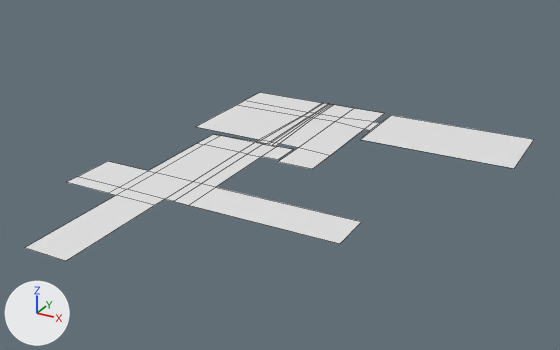
A saved change to the FBX model P10U6-TruePresenceVR/Assets/MeLab/NavMeshPlane.fbx.
The view is the same before and after, from a 50 mm camera at (26.6, -38.3, 19.6) aimed at (5.3, 0.4, 0.3). Arrows for +X, +Y and +Z are at lower left; the lights stay in place. Mesh edges are drawn as thin lines.

Script lines for the objects in view, before the commit:
```python
me_plane = bpy.data.meshes.new('Plane')
me_plane.from_pydata(...)  # 82 vertices, 57 faces; spans x -12.1..11.4, y -26.2..2.4, z 0.0
# before: 0 (-10.8, -7.0, 0.0) at pixel (195, 126), 2 (-10.8, 2.4, 0.0) at pixel (260, 92), 4 (-10.8, -1.3, 0.0) at pixel (236, 104), 7 (-10.8, 0.0, 0.0) at pixel (244, 100)
ob_navmeshplane = bpy.data.objects.new('NavMeshPlane', me_plane)
ob_navmeshplane.location = (6.31, 12.37, 0.09)
```
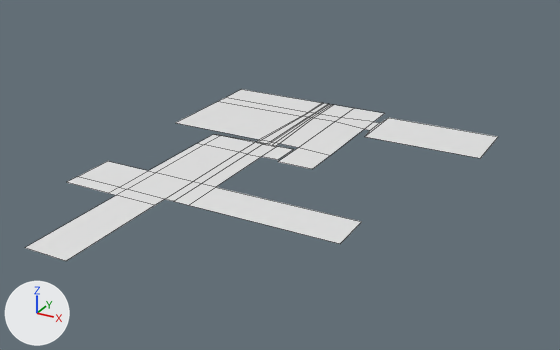
What differs and where, as boxes (x1, y1, x2, y2) in the pictures (560 x 350 px; the box of a moved part takes in the faces that stretch with it):
'NavMeshPlane', reshaped (7% narrower): before (25, 92, 534, 261); after (25, 89, 498, 261)
part 1 of me_plane, moved or reshaped: before (196, 92, 322, 140); after (176, 89, 322, 140)
part 2 of me_plane, moved or reshaped: before (360, 115, 534, 168); after (365, 118, 498, 158)

What changed in the scene script:
```text
Change me_plane:
    where me_plane.from_pydata(...)  # 82 vertices, 57 faces; spans x -12.1..11.4, y -26.2..2.4, z 0.0
    used by ob_navmeshplane; location = (6.31, 12.37, 0.09)
    me_plane part 1
    add for i in [0, 2, 4, 7]: me_plane.vertices[i].co += Vector((-1.8, 0.0, 0.0))
    me_plane part 2
    me_plane.vertices[10].co: (0.7, -3.6, 0.0) -> (0.8, -2.9, 0.0)  # pixel (360, 139) -> pixel (364, 136)
    me_plane.vertices[11].co: (0.7, 2.3, 0.0) -> (0.8, 1.7, 0.0)  # pixel (391, 115) -> pixel (388, 117)
    me_plane.vertices[12].co: (11.4, -3.6, 0.0) -> (9.0, -2.9, 0.0)  # pixel (514, 168) -> pixel (480, 158)
    me_plane.vertices[13].co: (11.4, 2.3, 0.0) -> (9.0, 1.7, 0.0)  # pixel (534, 139) -> pixel (498, 136)
```
